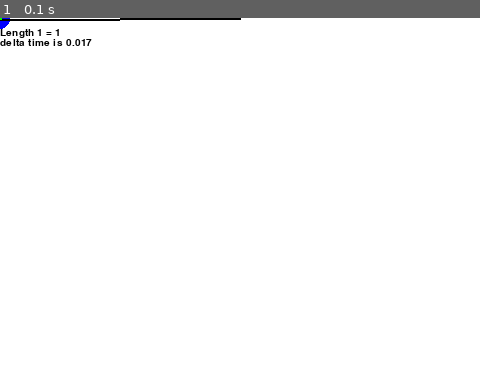
Above: before the commit, frame 1.
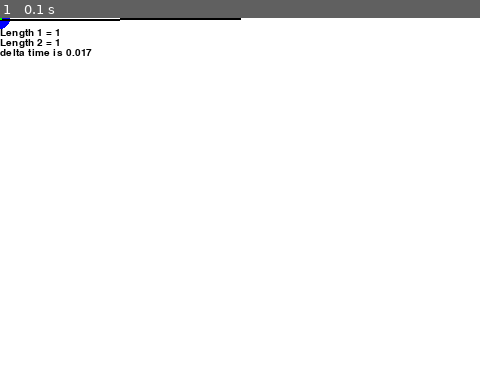
Above: after the commit, the same moment.

Repository: JayTheDervish/Double-Pendulum
Game: pygame game, started from pygamephy500.py
Same seed, same stepped clock (60 frames per second), same inputs: the game is played once before the commit and once after it.
Inputs:
- Up to frame 1 (0.1 s): type "1 (at the terminal prompt)" at 0 s; type "1 (at the terminal prompt)" at 0 s; type "1 (at the terminal prompt)" at 0 s; type "1 (at the terminal prompt)" at 0 s; type "1 (at the terminal prompt)" at 0 s; type "1 (at the terminal prompt)" at 0 s; type "1 (at the terminal prompt)" at 0 s

The runs differ from the first frame. In frame 1, 0.4% of the frame differs, in the area x 0-20%, y 5-11%.

Commit message:
redid integration

Diff:
--- a/pygamephy500.py
+++ b/pygamephy500.py
@@ -53,37 +53,6 @@
         self.startpos = (x1, y1)
         self.endpos = (x2, y2)
 
-
-def rungekuttasecondorder(f1, f2, deltaTime, alpha):
-    h = deltaTime
-    t = 0
-    x = alpha[0]
-    y = alpha[1]
-    i = 1
-    xs = []
-    ys = []
-    ts = []
-    xs.append(x)
-    ys.append(y)
-    ts.append(t)
-    k1 = [0, 0]
-    k2 = [0, 0]
-    k3 = [0, 0]
-    k4 = [0, 0]
-    k1[0] =  f1(t, x, y)
-    k1[1] =  f2(t, x, y)
-    k2[0] =  f1(t + h/2, x + k1[0]/2, y + k1[1]/2)
-    k2[1] =  f2(t + h/2, x + k1[0]/2, y + k1[1]/2)
-    k3[0] =  f1(t + h/2, x + k2[0]/2, y + k2[1]/2)
-    k3[1] =  f2(t + h/2, x + k2[0]/2, y + k2[1]/2)
-    k4[0] =  f1(t + h, x + k3[0], y + k3[1])
-    k4[1] =  f2(t + h, x + k3[0], y + k3[1])
-    x = x + h * (k1[0] + 2 * k2[0] + 2 * k3[0] + k4[0])/6
-    y = y + h * (k1[1] + 2 * k2[1] + 2 * k3[1] + k4[1])/6
-    t = 0 + i * h
-    i = i + 1
-    return y
-
 def main():
     # initialize pygame
     pygame.init()
@@ -96,14 +65,16 @@
     #get input
     print('Input mass 1:')
     m1 = input()
+    m1 = float(m1)
     print('Input line 1:')
     l1 = input()
-    l1 = int(l1)
+    l1 = float(l1)
     print('Input mass 2:')
     m2 = input()
+    m2 = float(m2)
     print('Input line 2:')
     l2 = input()
-    l2 = int(l2)
+    l2 = float(l2)
     print('Input theta 1 angle:')
     theta1 = input()
     theta1 = float(theta1) * (np.pi/180)
@@ -112,19 +83,14 @@
     theta2 = float(theta2) * (np.pi/180)
     print('Input g:')
     g = input()
+    g = float(g)
 
 
-    def velocitytheta1(t, theta1, theta2):
-        return theta1
+    def positiontheta1(theta1, theta2, dtheta1, dtheta2):
+        return (-np.sin(theta1 - theta2)*(m2*l1*dtheta1**2*np.cos(theta1 -theta2) + m2*l2*dtheta2**2) - g*((m1 + m2)*np.sin(theta1)- m2*np.sin(theta2)* np.cos(theta1 - theta2))) / l1*(m1 + m2*np.sin(theta1 - theta2)**2) *0.001
 
-    def positiontheta1(t, theta1, theta2):
-        return (-g*(m1 + m2 + m1)*np.sin(theta1) - m2*g*np.sin(theta1 - 2*theta2) - 2*np.sin(theta1 -theta2)*m2*(theta1**2*l1*np.cos(theta1 - theta2)+theta2**2 *l2)) / (l1(m1 + m2 +m1 - m2*np.cos(2*theta1 - 2*theta2)))
-
-    def velocitytheta2(t, theta1, theta2):
-        return theta2
-
-    def positiontheta2(t, theta1, theta2):
-        return (2*np.sin(theta1 - theta2)*((m1 + m2)* theta1**2 * l1 + g*(m1+m2)*np.cos(theta1) + theta2**2 * l2*m2*np.cos(theta1 - theta2))) / l2*((m1 + m2) + m1 - m2*np.cos(2*theta1 - 2*theta2))
+    def positiontheta2(theta2, theta1, dtheta1, dtheta2):
+        return (np.sin(theta1 - theta2)*((m1 + m2)*l1*dtheta1**2*np.cos(theta1 - theta2)) + g*((m1 + m2)*np.sin(theta1)*np.cos(theta1 -theta2) - (m1 + m2)*np.sin(theta2))) / l2*(m1 + m2*np.sin(theta1 - theta2)**2) *0.001
 
 
 
@@ -134,23 +100,27 @@
     #font
     msg = pygame.font.Font('freesansbold.ttf',10)
 
-    x1 = l1*np.sin(theta1)
-    y1 = l1*np.cos(theta1)
+    x1 = int(l1*np.sin(theta1))
+    y1 = int(l1*np.cos(theta1))
 
-    x2 = x1 + l2*np.sin(theta2)
-    y2 = y1 + l2*np.cos(theta2)
+    x2 = x1 + int(l2*np.sin(theta2))
+    y2 = y1 + int(l2*np.cos(theta2))
 
     mass = Mass(int(x1), int(y1), 10, red)
     mass2 = Mass(int(x2), int(y2), 10, blue)
 
-    tube1 = Tube((240 , 0), (mass2.x, mass2.y), black)
-    tube2 = Tube((mass2.x, mass2.y), (mass.x, mass.y), green)
+    tube1 = Tube((240 , 0), (mass.x, mass.y), black)
+    tube2 = Tube((mass.x, mass.y), (mass2.x, mass2.y), green)
 
     ltext1 = msg.render("Length 1 = "+ str(int(l1)), 1, black)
+    ltext2 = msg.render("Length 2 = "+ str(int(l2)), 1, black)
 
     fps = 60
 
     ticksLastFrame = 0
+
+    dtheta1 = 0
+    dtheta2 = 0
 
     #main loop
     while running:
@@ -173,13 +143,37 @@
         deltaText = msg.render("delta time is "+ str(deltaTime), 1, black)
 
         #call integration here
+        theta1 += dtheta1
+        theta2 += dtheta2
+        rk11 = positiontheta1(theta1, theta2, dtheta1, dtheta2)
+        rk21 = positiontheta1(theta1 + rk11/2, theta2 + rk11/2, dtheta1 + rk11/2, dtheta2 + rk11/2)
+        rk31 = positiontheta1(theta1 + rk21/2, theta2 + rk21/2, dtheta1 + rk21/2, dtheta2 + rk21/2)
+        rk41 = positiontheta1(theta1 + rk31, theta2 + rk31, dtheta1 + rk31, dtheta2 + rk31)
 
+        rk12 = positiontheta1(theta1, theta2, dtheta1, dtheta2)
+        rk22 = positiontheta1(theta1 + rk12/2, theta2 + rk12/2, dtheta1 + rk12/2, dtheta2 + rk12/2)
+        rk32 = positiontheta1(theta1 + rk22/2, theta2 + rk22/2, dtheta1 + rk22/2, dtheta2 + rk22/2)
+        rk42 = positiontheta1(theta1 + rk32, theta2 + rk32, dtheta1 + rk32, dtheta2 + rk32)
+
+        dtheta1 += (rk11 + 2*rk21 + 2*rk31 + rk41)/6
+        dtheta2 += (rk12 + 2*rk22 + 2*rk32 + rk42)/6
+
+        #updating values
+        x1 = l1*np.sin(theta1)
+        y1 = l1*np.cos(theta1)
+        x2 = x1 + l2*np.sin(theta2)
+        y2 = y1 + l2*np.cos(theta2)
+
+        #update positions here
+        mass.update(int(x1), int(y1))
+        mass2.update(int(x2), int(y2))
         tube1.update(240, 0, mass2.x, mass2.y)
         tube2.update(mass2.x, mass2.y, mass.x, mass.y)
 
         #Render Code that will not change
         screen.blit(ltext1, (0, 10))
-        screen.blit(deltaText, (0, 20))
+        screen.blit(ltext2, (0, 20))
+        screen.blit(deltaText, (0, 30))
         mass.display()
         mass2.display()
         tube1.display()
